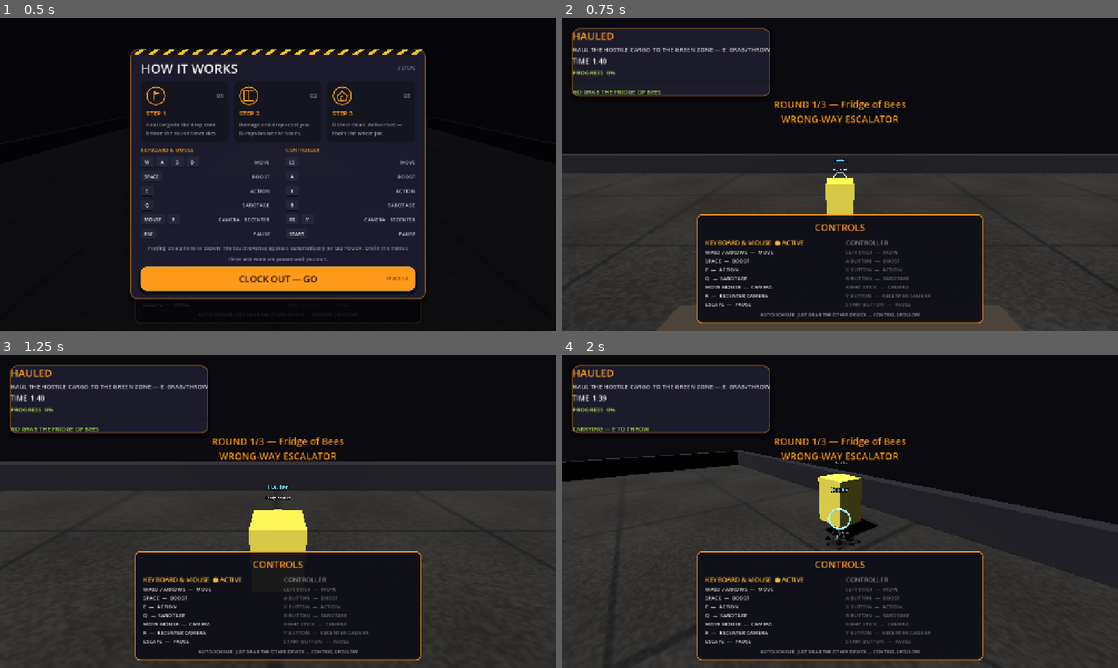
Above: before the commit, frames 1-4 (two rows, left to right).
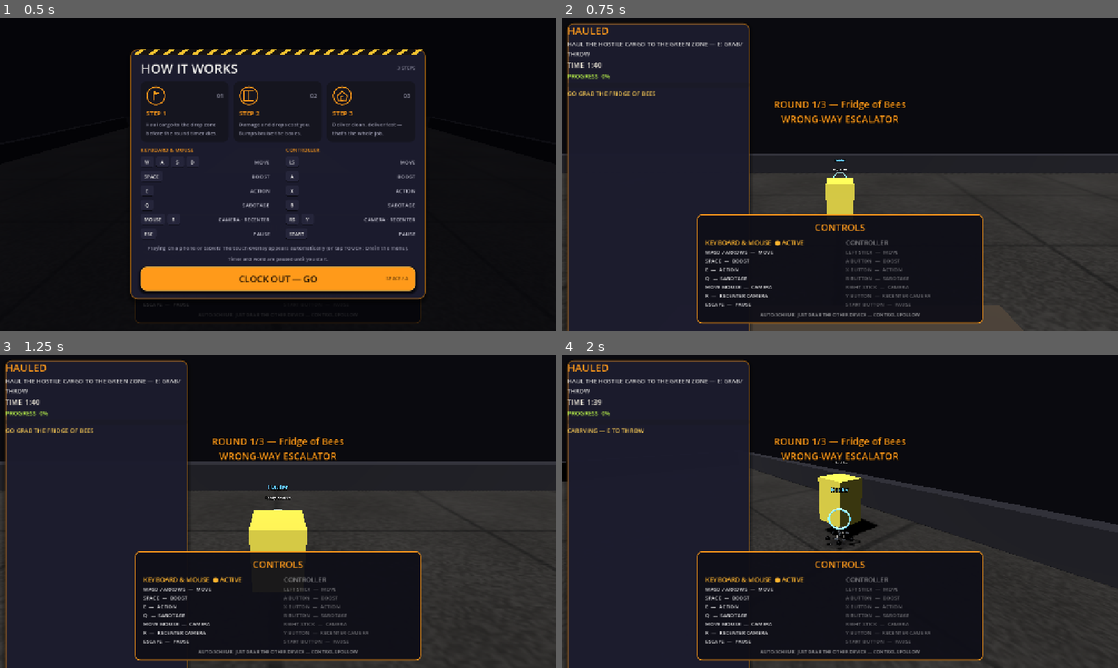
Above: after the commit, the same moments.

Repository: jiracipika/friday-evacuation
Game: Godot game, scene res://scenes/Hauled.tscn
Same seed, same stepped clock (60 frames per second), same inputs: the game is played once before the commit and once after it. This scene is started directly instead of the project's main scene.
Inputs (mouse positions are in pixels of both pictures, inside the frame that each line leads up to):
- Up to frame 1 (0.5 s): no input
- Up to frame 2 (0.75 s): click "CLOCK OUT — GO" at 0.5 s
- Up to frame 3 (1.25 s): no input
- Up to frame 4 (2 s): tap Enter (ui_accept) at 1.25, 1.52, 1.82 s; move the mouse to (867, 511) at 1.27 s; hold W (move_forward) from 1.28 s (still down); hold E (action) from 1.28 s (still down); click (867, 511) at 1.42 s

Frame 1 is identical in both runs. In frame 2, 16% of the frame differs, in the area x 0-38%, y 1-100%; in frame 3, 12%; in frame 4, 16%.

Commit message:
Make the shared mode HUD responsive and time-aware

Diff:
--- a/scripts/ModeHUD.gd
+++ b/scripts/ModeHUD.gd
@@ -1,8 +1,13 @@
 extends CanvasLayer
 
-# UI SLICE: shared After-Hours token system (MenuBackdrop/Settings preload
-# pattern — a class_name self-reference breaks standalone SceneTree compiles).
+# Shared HUD for secondary modes. Keep its layout bounded by the viewport so
+# objective text and the timer remain visible on phones and small windows.
 const UI_THEME = preload("res://scripts/UITheme.gd")
+const HUD_MAX_WIDTH := 420.0
+const HUD_SIDE_MARGIN := 12.0
+const HUD_TOP_MARGIN := 12.0
+const HUD_NORMAL_HEIGHT := 142.0
+const HUD_COMPACT_HEIGHT := 154.0
 
 var title_label: Label
 var objective_label: Label
@@ -11,67 +16,88 @@
 var progress_label: Label
 var status_label: Label
 var panel: PanelContainer
+var _progress_fill: StyleBoxFlat
+var _time_limit := 1.0
 
 func _ready() -> void:
-	var root = Control.new()
+	var root := Control.new()
+	root.name = "ModeHUDRoot"
 	root.set_anchors_and_offsets_preset(Control.PRESET_FULL_RECT)
 	root.mouse_filter = Control.MOUSE_FILTER_IGNORE
 	add_child(root)
 	panel = PanelContainer.new()
-	panel.position = Vector2(24, 24)
-	panel.size = Vector2(420, 142)
+	panel.name = "ModePanel"
+	panel.mouse_filter = Control.MOUSE_FILTER_IGNORE
 	var style: StyleBoxFlat = UI_THEME.panel_style(UI_THEME.color(UI_THEME.ORANGE), true)
-	# Keep the old ad-hoc box's compact footprint: panel_style's content
-	# margins would grow the PanelContainer minimum size, so zero them (the
-	# VBox separation already spaces the rows). Shadow draws outside the
-	# rect and does not affect layout budgets.
 	style.set_content_margin_all(0.0)
 	panel.add_theme_stylebox_override("panel", style)
 	root.add_child(panel)
-	var box = VBoxContainer.new()
-	box.add_theme_constant_override("separation", 5)
+
+	var box := VBoxContainer.new()
+	box.add_theme_constant_override("separation", 4)
 	panel.add_child(box)
 	title_label = _label("MODE", 24, UI_THEME.color(UI_THEME.ORANGE))
 	objective_label = _label("OBJECTIVE", 14, UI_THEME.color(UI_THEME.TEXT, 0.85))
+	objective_label.autowrap_mode = TextServer.AUTOWRAP_WORD_SMART
 	timer_label = _label("TIME  --", 16, UI_THEME.color(UI_THEME.PAPER))
 	progress_label = _label("PROGRESS  0%", 14, UI_THEME.color(UI_THEME.LIME))
 	progress_bar = ProgressBar.new()
-	progress_bar.custom_minimum_size = Vector2(0, 14)
+	progress_bar.custom_minimum_size = Vector2(0, 12)
 	progress_bar.show_percentage = false
-	var fill = StyleBoxFlat.new()
-	fill.bg_color = UI_THEME.color(UI_THEME.ORANGE)
-	fill.set_corner_radius_all(6)
-	progress_bar.add_theme_stylebox_override("fill", fill)
-	box.add_child(title_label)
-	box.add_child(objective_label)
-	box.add_child(timer_label)
-	box.add_child(progress_label)
-	box.add_child(progress_bar)
+	_progress_fill = StyleBoxFlat.new()
+	_progress_fill.bg_color = UI_THEME.color(UI_THEME.ORANGE)
+	_progress_fill.set_corner_radius_all(6)
+	progress_bar.add_theme_stylebox_override("fill", _progress_fill)
 	status_label = _label("READY", 14, Color("a8ffbd"))
-	box.add_child(status_label)
+	status_label.autowrap_mode = TextServer.AUTOWRAP_WORD_SMART
+	for item in [title_label, objective_label, timer_label, progress_label, progress_bar, status_label]:
+		box.add_child(item)
+
+	get_viewport().size_changed.connect(_layout_hud)
+	_layout_hud()
+
+func _layout_hud() -> void:
+	if not is_instance_valid(panel):
+		return
+	var viewport_size := get_viewport().get_visible_rect().size
+	var compact := viewport_size.x < 520.0
+	var available_width := maxf(0.0, viewport_size.x - HUD_SIDE_MARGIN * 2.0)
+	panel.position = Vector2(HUD_SIDE_MARGIN, HUD_TOP_MARGIN)
+	panel.size = Vector2(minf(HUD_MAX_WIDTH, available_width), HUD_COMPACT_HEIGHT if compact else HUD_NORMAL_HEIGHT)
+	title_label.add_theme_font_size_override("font_size", 20 if compact else 24)
+	objective_label.add_theme_font_size_override("font_size", 12 if compact else 14)
+	timer_label.add_theme_font_size_override("font_size", 15 if compact else 16)
+	progress_label.add_theme_font_size_override("font_size", 12 if compact else 14)
+	status_label.add_theme_font_size_override("font_size", 12 if compact else 14)
 
 func configure(title: String, objective: String, time_limit: float) -> void:
 	if not is_instance_valid(title_label):
 		await ready
+	_time_limit = maxf(time_limit, 1.0)
 	title_label.text = title
 	objective_label.text = objective
 	timer_label.text = "TIME  %s" % _format_time(time_limit)
+	_layout_hud()
 
 func update_state(remaining: float, progress: float, status: String, status_color := Color("a8ffbd")) -> void:
 	if not is_instance_valid(timer_label):
 		return
-	timer_label.text = "TIME  %s" % _format_time(remaining)
+	var safe_remaining := maxf(remaining, 0.0)
+	var urgent := safe_remaining > 0.0 and safe_remaining / _time_limit <= 0.2
+	timer_label.text = "TIME  %s" % _format_time(safe_remaining)
+	timer_label.add_theme_color_override("font_color", Color("ff7070") if urgent else UI_THEME.color(UI_THEME.PAPER))
 	progress_bar.value = clampf(progress * 100.0, 0.0, 100.0)
+	_progress_fill.bg_color = Color("ff7070") if urgent else UI_THEME.color(UI_THEME.ORANGE)
 	progress_label.text = "PROGRESS  %d%%" % roundi(progress * 100.0)
 	status_label.text = status
-	status_label.modulate = status_color
+	status_label.add_theme_color_override("font_color", status_color)
 
 func _format_time(seconds: float) -> String:
-	var safe = maxi(0, ceili(seconds))
+	var safe := maxi(0, ceili(seconds))
 	return "%d:%02d" % [safe / 60, safe % 60]
 
 func _label(text: String, size: int, color: Color) -> Label:
-	var label = Label.new()
+	var label := Label.new()
 	label.text = text
 	label.add_theme_font_size_override("font_size", size)
 	label.add_theme_color_override("font_color", color)
